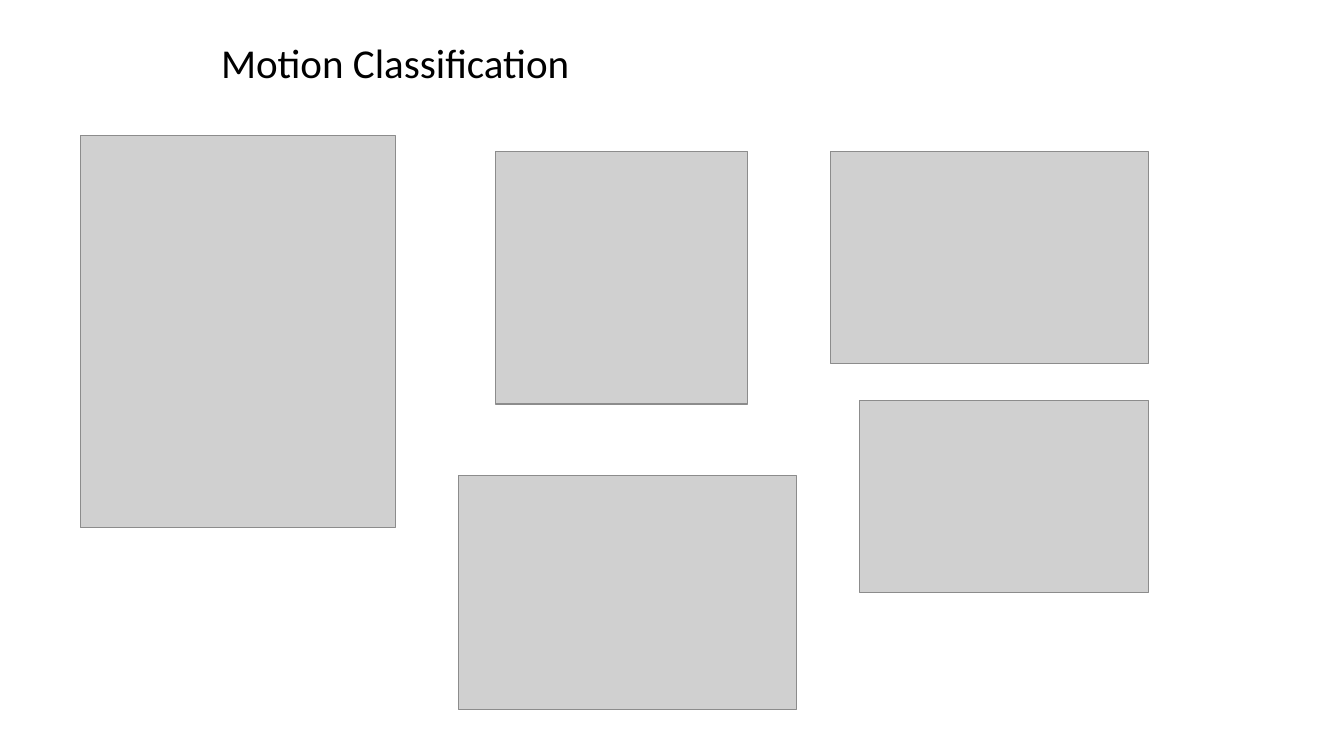
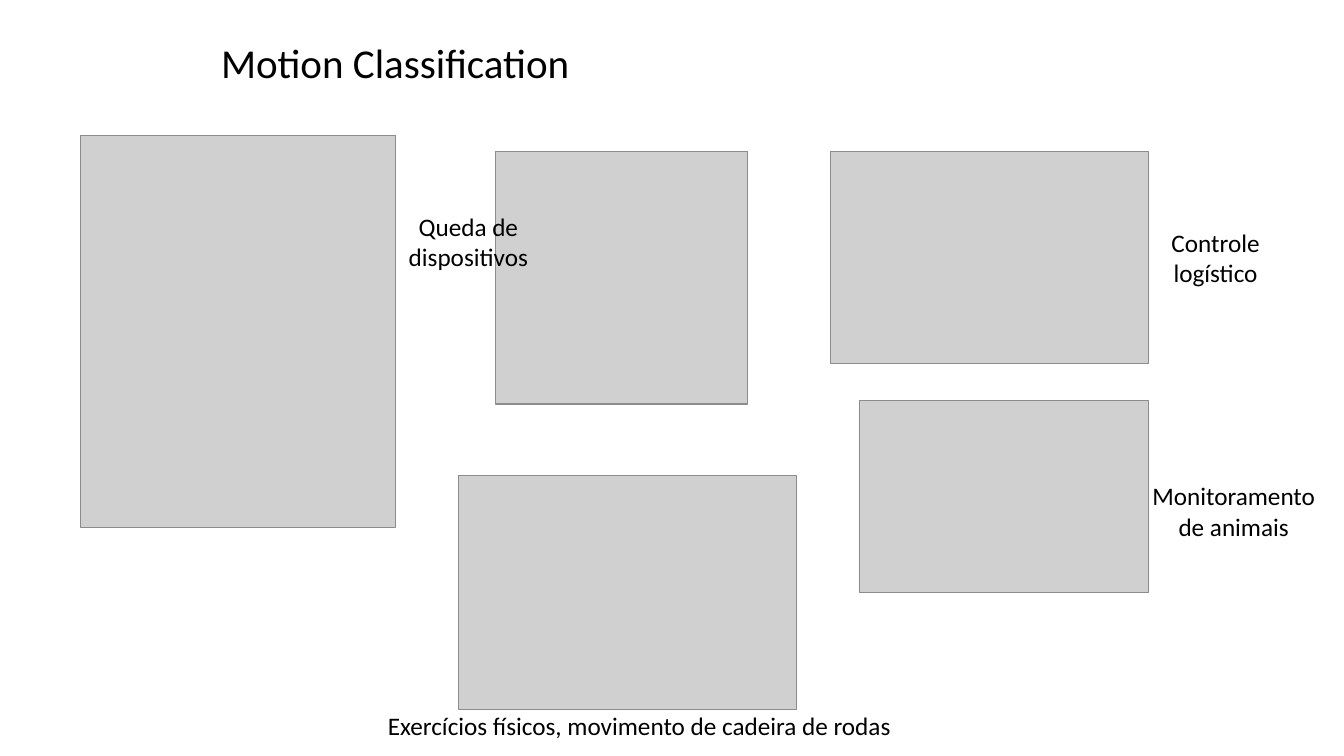
Before and after one commit to zz4fap/tp557-iot-ml, a slide deck: slide 2 of slides/TP557_15_classificação de movimentos.pptx. Drawn at 1344x756 pixels with LibreOffice and Linux fonts; fonts in the diff are those of the drawing; grey boxes stand for pictures; background and template pictures are left out. Boxes give left, top, right and bottom in pixels: in the first picture for what was removed or moved away, otherwise in the second. Text is boxed around its words. In the diff, an @@ line names an element or a change of style, - is before the commit and + after.

```diff
--- a/slides/TP557_15_classificação de movimentos.pptx
+++ b/slides/TP557_15_classificação de movimentos.pptx
@@ text added at (409,216,528,273), 18 pt, text #000000 @@
+Queda de dispositivos
@@ text added at (1171,234,1259,287), 18 pt, text #000000 @@
+Controle logístico
@@ text added at (1152,487,1315,537), 18 pt, text #000000 @@
+Monitoramento de animais
@@ text added at (388,717,891,738), 18 pt, text #000000 @@
+Exercícios físicos, movimento de cadeira de rodas
```
Also in this commit, not shown: 7 other slides changed, 3 slides added.
